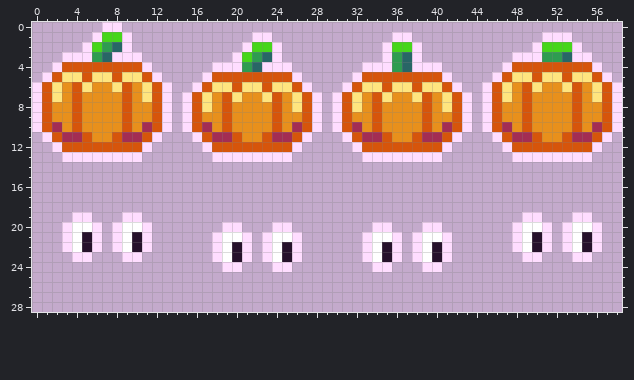
Two states of a pixel-art sprite, data/images/pumpkins/Pumpkin.png. Above, as it was before the edit.
The file is 59x29 pixels.
New version:
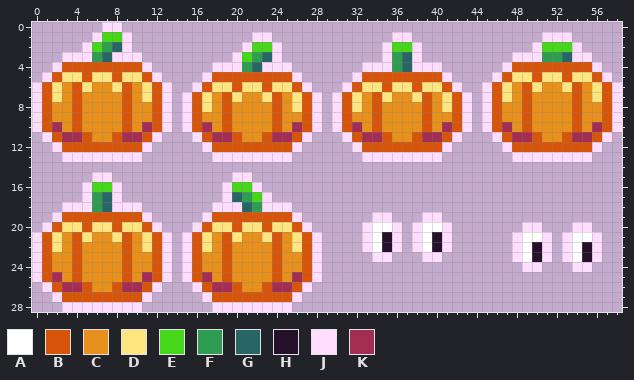
Palette (. is transparent): A #ffffff  B #d6550b  C #e8901c  D #ffe57f  E #46d61a  F #2e9c51  G #286666  H #26112b  J #ffddff  K #a32d53
What changed:
y 15: x 6..7 .. -> JJ; x 20..21 .. -> JJ
y 16: x 5..8 .... -> JEEJ; x 19..22 .... -> JEEJ
y 17: x 5..8 .... -> JFGJ; x 19..23 ..... -> JGFEJ
y 18: x 3..10 ........ -> JJJFGJJJ; x 18..25 ........ -> JJJGFJJJ
y 19: x 2..11 ..JJ...JJ. -> JBBBBBBBBJ; x 17..26 .......... -> JBBBBBBBBJ; x 34..35 .. -> JJ; x 39..40 .. -> JJ; x 49..50 JJ -> ..; x 54..55 JJ -> ..
y 20: x 1..12 ..JAAJ.JAAJ. -> JBDDBDDBDDBJ; x 16..27 ...JJ...JJ.. -> JBDDBDDBDDBJ; x 33..36 .JJ. -> JAAJ; x 38..41 .JJ. -> JAAJ; x 48..51 JAAJ -> .JJ.; x 53..56 JAAJ -> .JJ.
y 21: x 0..13 ...JAHJ.JAHJ.. -> JBDCBDCCDBCDBJ; x 15..28 ...JAAJ.JAAJ.. -> JBDCBDCCDBCDBJ; x 35 A -> H; x 40 A -> H; x 50 H -> A; x 55 H -> A
y 22: x 0..13 ...JAHJ.JAHJ.. -> JBDCBCCCCBCDBJ; x 15..28 ...JAHJ.JAHJ.. -> JBDCBCCCCBCDBJ
y 23: x 0..13 ....JJ...JJ... -> JBCCBCCCCBCCBJ; x 15..28 ...JAHJ.JAHJ.. -> JBCCBCCCCBCCBJ; x 33..36 JAHJ -> .JJ.; x 38..41 JAHJ -> .JJ.; x 48..51 .JJ. -> JAHJ; x 53..56 .JJ. -> JAHJ
y 24: x 0..13 .............. -> JBCCBCCCCBCCBJ; x 15..28 ....JJ...JJ... -> JBCCBCCCCBCCBJ; x 34..35 JJ -> ..; x 39..40 JJ -> ..; x 49..50 .. -> JJ; x 54..55 .. -> JJ
y 25: x 0..13 .............. -> JBKCBCCCCBCKBJ; x 15..28 .............. -> JBKCBCCCCBCKBJ
y 26: x 1..12 ............ -> JBKKBCCBKKBJ; x 16..27 ............ -> JBKKBCCBKKBJ
y 27: x 2..11 .......... -> JBBBBBBBBJ; x 17..26 .......... -> JBBBBBBBBJ
y 28: x 3..10 ........ -> JJJJJJJJ; x 18..25 ........ -> JJJJJJJJ
